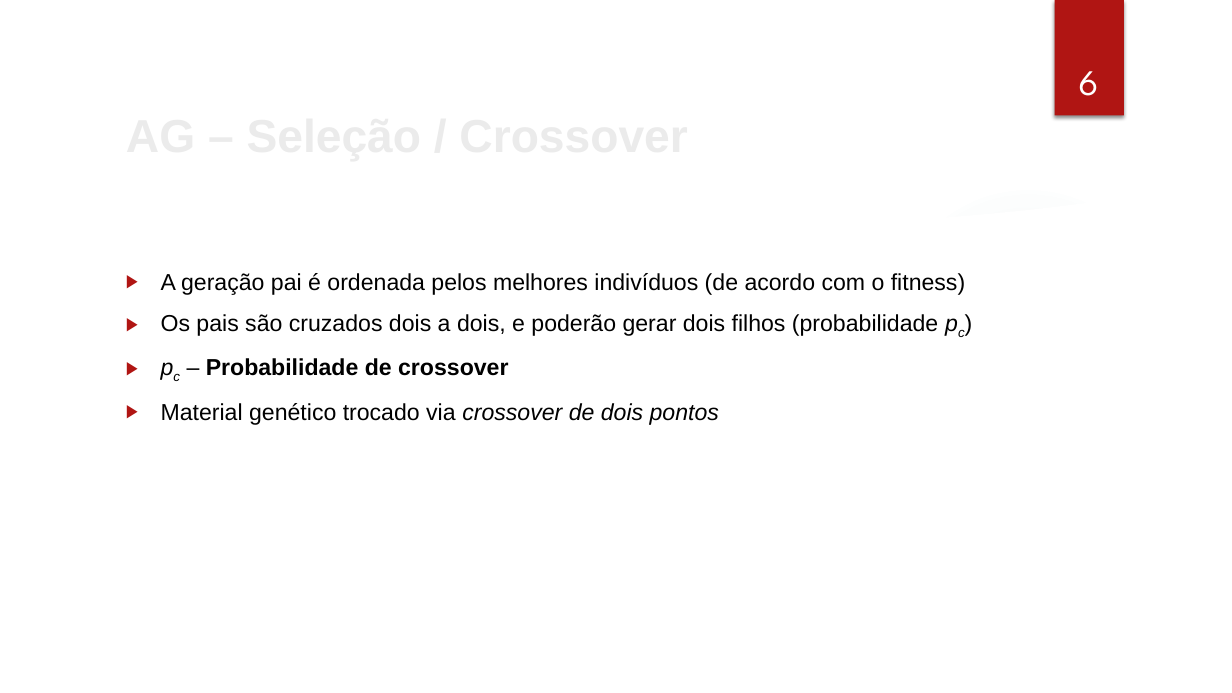
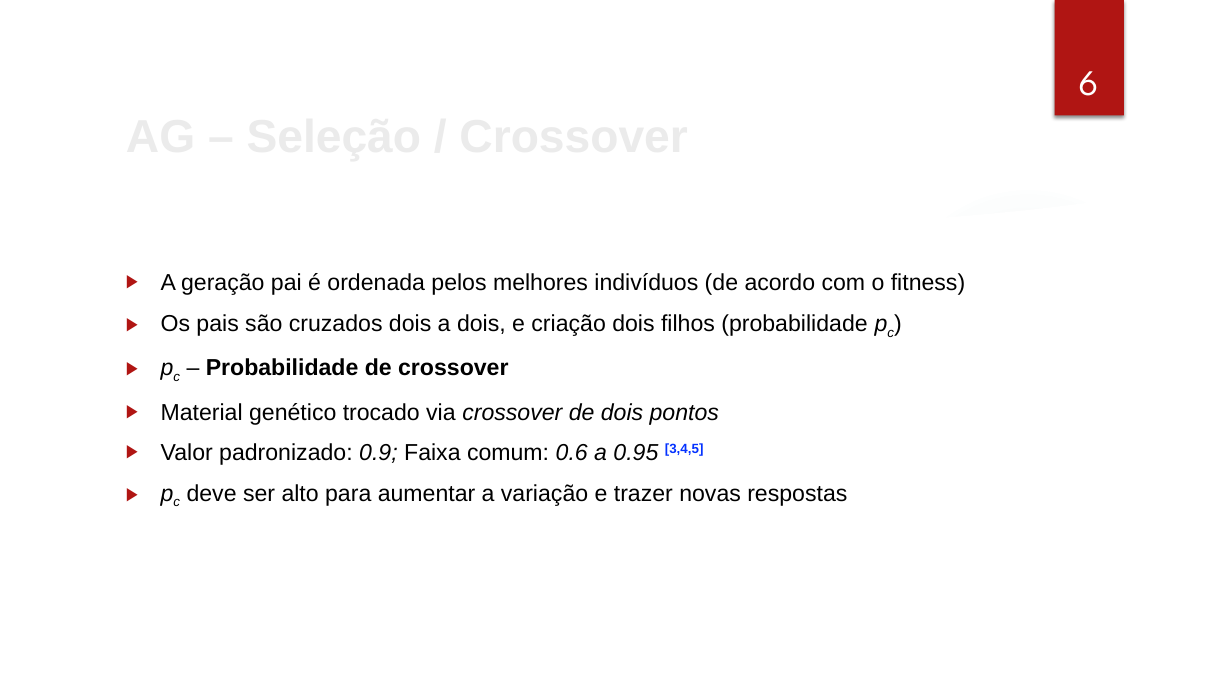
Before and after one commit to cassioss/genetics, a slide deck: slide 7 of presentations/TG2_Apresentacao_Cassio.pptx. Drawn at 1232x693 pixels with LibreOffice and Linux fonts; fonts in the diff are those of the drawing; background and template pictures are left out. Boxes give left, top, right and bottom in pixels: in the first picture for what was removed or moved away, otherwise in the second. Text is boxed around its words. In the diff, an @@ line names an element or a change of style, - is before the commit and + after.

```diff
--- a/presentations/TG2_Apresentacao_Cassio.pptx
+++ b/presentations/TG2_Apresentacao_Cassio.pptx
@@ text at (x1=161, y1=314, x2=867, y2=336): text changed @@
-▶ Os pais são cruzados dois a dois, e poderão gerar dois filhos (probabilidade pc)
+▶ Os pais são cruzados dois a dois, e criação dois filhos (probabilidade pc)
@@ text at (x1=161, y1=443, x2=847, y2=506): paragraphs added @@
+▶ Valor padronizado: 0.9; Faixa comum: 0.6 a 0.95 [3,4,5]
+▶ pc deve ser alto para aumentar a variação e trazer novas respostas
```
Also in this commit, not shown: 2 other slides changed, 4 slides added, 11 slides removed, 6 other files.
